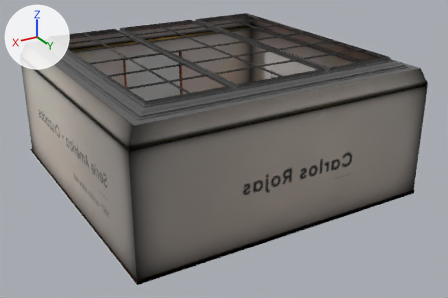
Renders of the glTF model portfolio/ar-vr-final/assets/artworks/151/scene.gltf from each side of a commit.
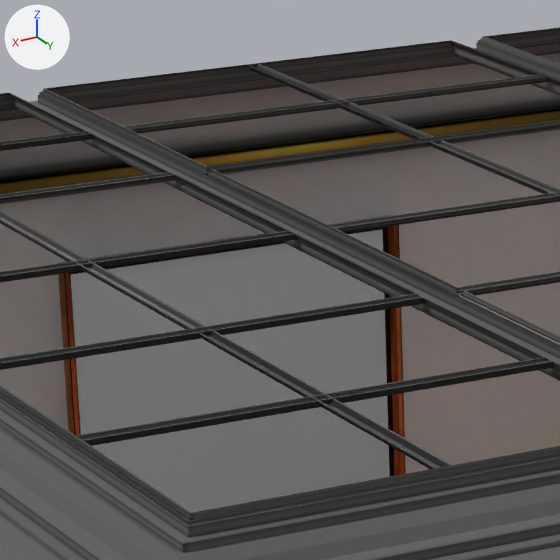
Each version appears first whole from a camera (50 mm lens) standing at (152.0, 352.0, 163.0) and looking at (-20.0, 66.0, 20.0), and next in a close-up on the part from 25% to 47% of the width and 4% to 37% of the height. Every picture has the same lights, and +X, +Y and +Z are marked at upper left. Where no turn or scale is listed for an object, it has been applied to the vertices.

Objects in the first close-up: 'Cube.1', 'Plane', 'muros', 'muros.1', 'muros.2'.
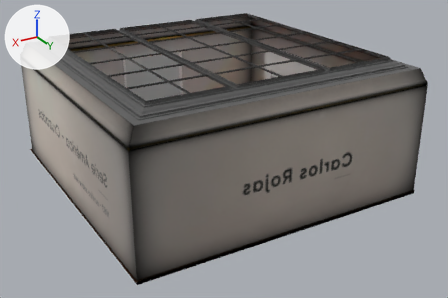
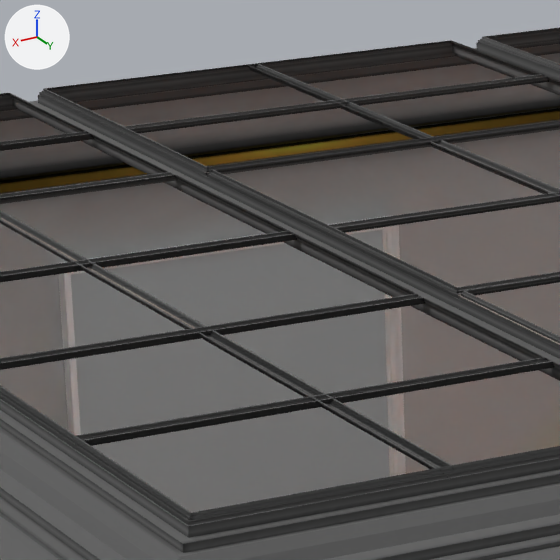
Boxes (x1, y1, x2, y2) around the edits, measured in the close-ups (560 x 560 px):
'Cube.1', recoloured: (58, 215, 406, 476) in both

The change, as a list of edits to the scene's bpy script:
```text
Add mat_material:
    mat_material = principled_material('Material')
    mat_material.base_color = (1.0, 1.0, 1.0)  # white #ffffff
    mat_material.metallic = 1.0
    mat_material.roughness = 1.0
Change me_cube_1:
    where me_cube_1.from_pydata(...)  # 72 vertices, 140 faces; spans x -21.7..21.3, y 0.0..1.8, z -23.2..20.1
    remove me_cube_1.materials.append(mat_cube)
    add me_cube_1.materials.append(mat_material)  # white #ffffff
```
